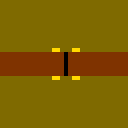
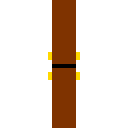
Layered file, before and after one edit (128px x 128px). Changes by layer:
renamed "door.png" to "Transformation", painted on it over (0, 0, 128, 128)
